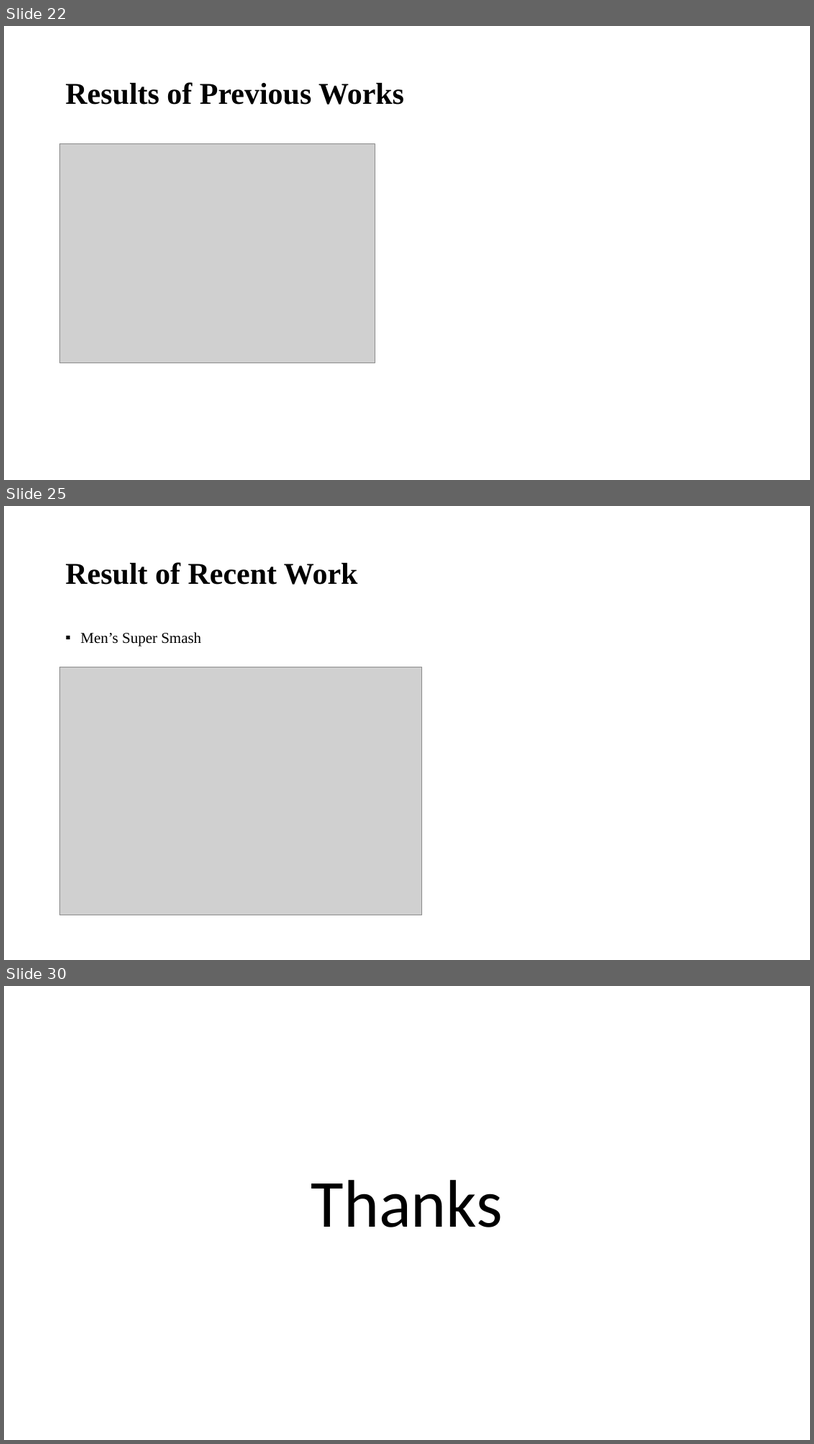
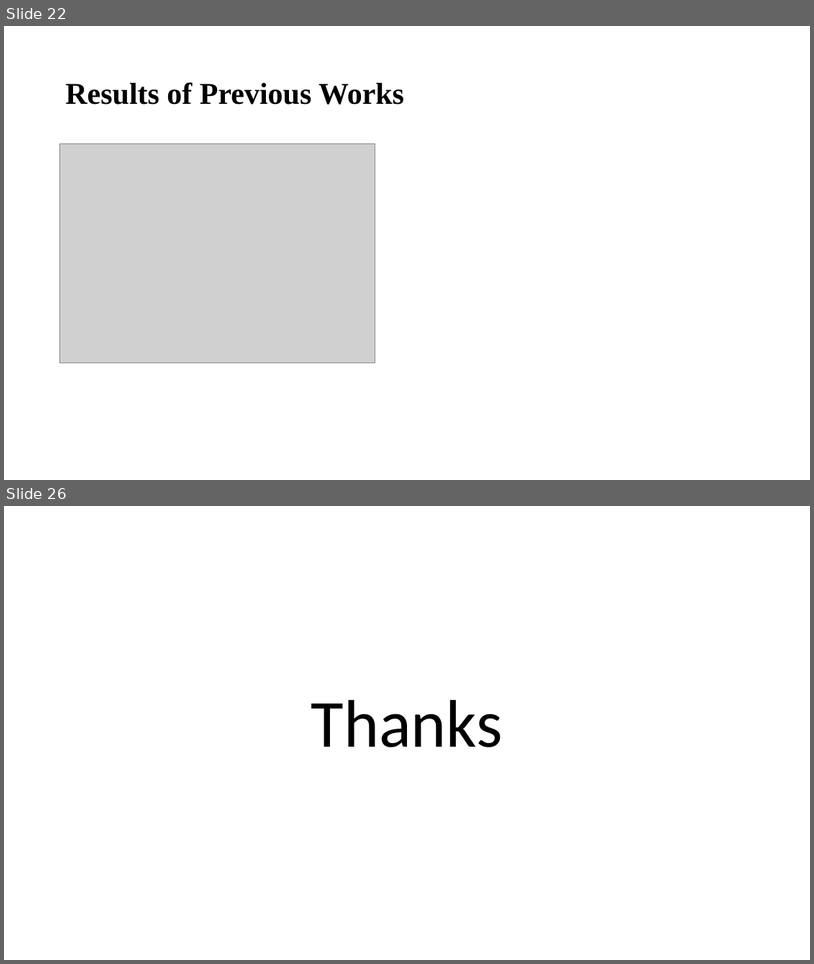
Before and after one commit to Gigawashudas/CSE499, a slide deck: 499B-First-Presentation.pptx. Shown one above the other, each under a label of ours: slides 22, 25 and 30 before the commit, slides 22 and 26 after it; the slides between them are not shown. The pictures are 814x1444 and 814x964 pixels, drawn with LibreOffice and Linux fonts; fonts in the diff are those of the drawing; grey boxes stand for pictures. Boxes give left, top, right and bottom in pixels: in the first picture for what was removed or moved away, otherwise in the second. Text is boxed around its words. In the diff, an @@ line names an element or a change of style, - is before the commit and + after.

```diff
--- a/499B-First-Presentation.pptx
+++ b/499B-First-Presentation.pptx
@@ slide 25 removed at (4, 506, 810, 960), background #FFFFFF @@
@@ title removed at (65, 562, 358, 584) @@
-Result of Recent Work
@@ text removed at (80, 632, 201, 646) @@
-▪ Men’s Super Smash
@@ picture removed at (59, 667, 422, 914) @@
@@ what was slide 30 is now slide 26 @@
```
Also in this commit, not shown: 4 slides changed, 3 other slides removed.
